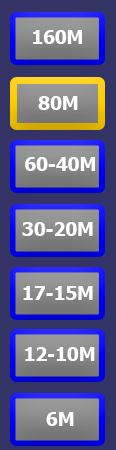
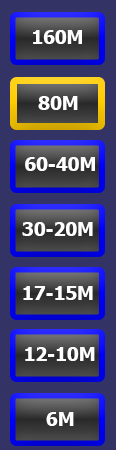
Layers edited between the first and the second 116px x 450px image:
painted on "Button7" over [15, 398, 99, 441]
painted on "Button6" over [15, 334, 99, 377]
painted on "Button5" over [15, 272, 99, 315]
painted on "Button4" over [15, 209, 99, 252]
painted on "Button3" over [15, 145, 99, 188]
painted on "Button2" over [17, 84, 98, 123]
painted on "Button1" over [15, 17, 99, 60]